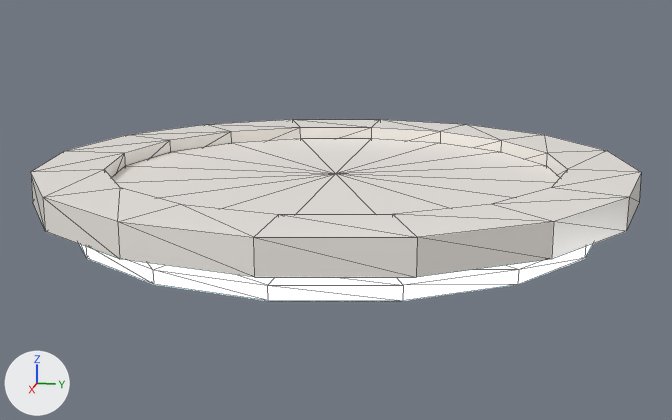
The glTF model assets/environments/frutiger_aero/props/ceiling_ring.glb: old version first, new version second.
Camera for both pictures: a 50 mm camera at (1.998, 0.4, 0.517) aimed at (0.011, 0.002, 0.02). Every picture has the same lights, and +X, +Y and +Z are marked at lower left. The picture after the commit comes second. Mesh edges are drawn as thin lines. Vertices at exactly the same position are counted once.

Names of what the first picture shows: 'frutiger_aero_ceiling_ring'.
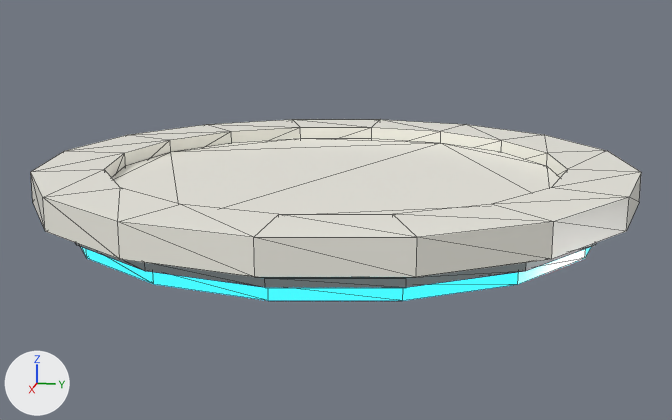
Location of each change, (x1, y1, x2, y2) in pixels of the pictures (672 x 420 px; the box of a moved part takes in the faces that stretch with it):
part 1 of me_frutiger_aero_ceiling_ring, added
    after: (76, 243, 596, 288)
part 2 of me_frutiger_aero_ceiling_ring, moved or reshaped
    both: (112, 138, 560, 214)
part 3 of me_frutiger_aero_ceiling_ring, edited (looks the same)
    both: (31, 119, 641, 277)
part 4 of me_frutiger_aero_ceiling_ring, recoloured (white to cyan)
    both: (81, 247, 591, 301)

What the commit changed:
Picture 'aero_palette' (img_aero_palette) is new.
Material 'Ceramic | warm white' (mat_ceramic___warm_white) is new.
Its texture is img_aero_palette.
Its roughness is 0.32.
Material 'Brushed aluminum' (mat_brushed_aluminum) is new.
Its texture is img_aero_palette.
Its metallic is 0.18.
Its roughness is 0.43.
Material 'Cyan luminous underside' (mat_cyan_luminous_underside) is new.
Uses the picture img_aero_palette.
me_frutiger_aero_ceiling_ring is used by ob_frutiger_aero_ceiling_ring; location (0.0, 0.0, 0.0).
me_frutiger_aero_ceiling_ring had 164 vertices, 320 faces and spanned x -0.65..0.65, y -0.65..0.65, z 0.0..0.13.
me_frutiger_aero_ceiling_ring now has 224 vertices, 444 faces and spans x -0.65..0.65, y -0.65..0.65, z 0.0..0.13.
me_frutiger_aero_ceiling_ring part 1: a new loose piece of 64 vertices spanning x -0.593..0.593, y -0.593..0.593, z 0.029..0.045, in mat_brushed_aluminum (picture img_aero_palette).
Part 2, on me_frutiger_aero_ceiling_ring:
4 vertices are removed from x 0.0..0.5, y 0.0, z 0.055..0.1.
34 faces are deleted.
30 new faces join them, mat_ceramic___warm_white (picture img_aero_palette).
me_frutiger_aero_ceiling_ring part 3: 158 faces spanning x -0.65..0.65, y -0.65..0.65, z 0.055..0.13 switch from mat_aero_ceramic to mat_ceramic___warm_white (picture img_aero_palette).
me_frutiger_aero_ceiling_ring part 4: 128 faces spanning x -0.575..0.575, y -0.575..0.575, z 0.0..0.027 switch from mat_aero_cyan_light to mat_cyan_luminous_underside.
me_frutiger_aero_ceiling_ring gains material mat_brushed_aluminum (picture img_aero_palette).
